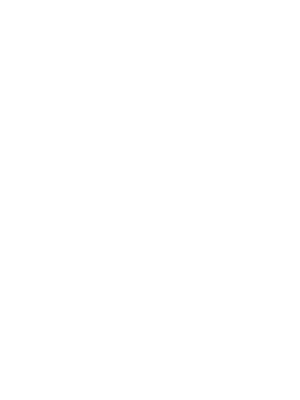
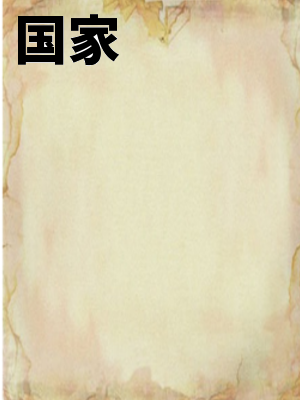
Layers edited between the first and the second 300x400 image:
added layer "freefont_logo_keifont.png" above "貼り付けられたレイヤー" over bbox(18, 14, 119, 66)
added layer "貼り付けられたレイヤー" above "背景" over bbox(1, 0, 300, 400)
